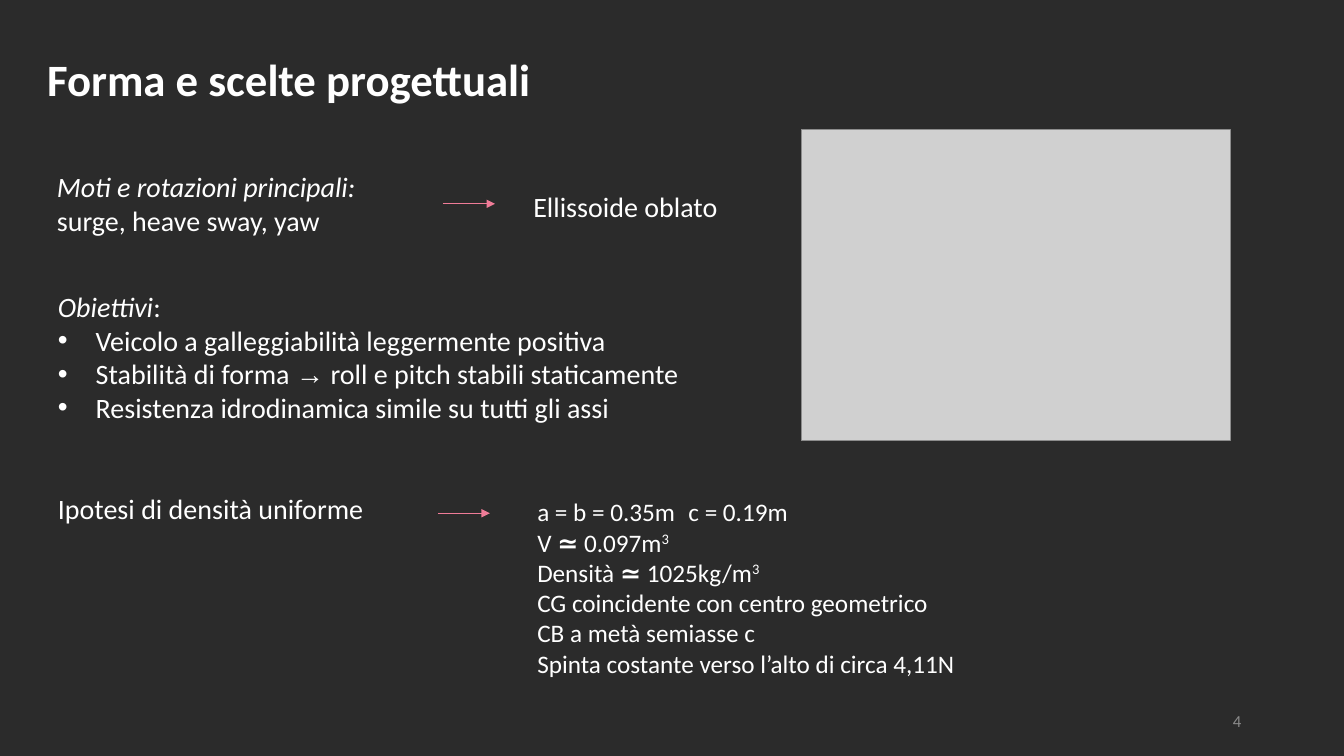
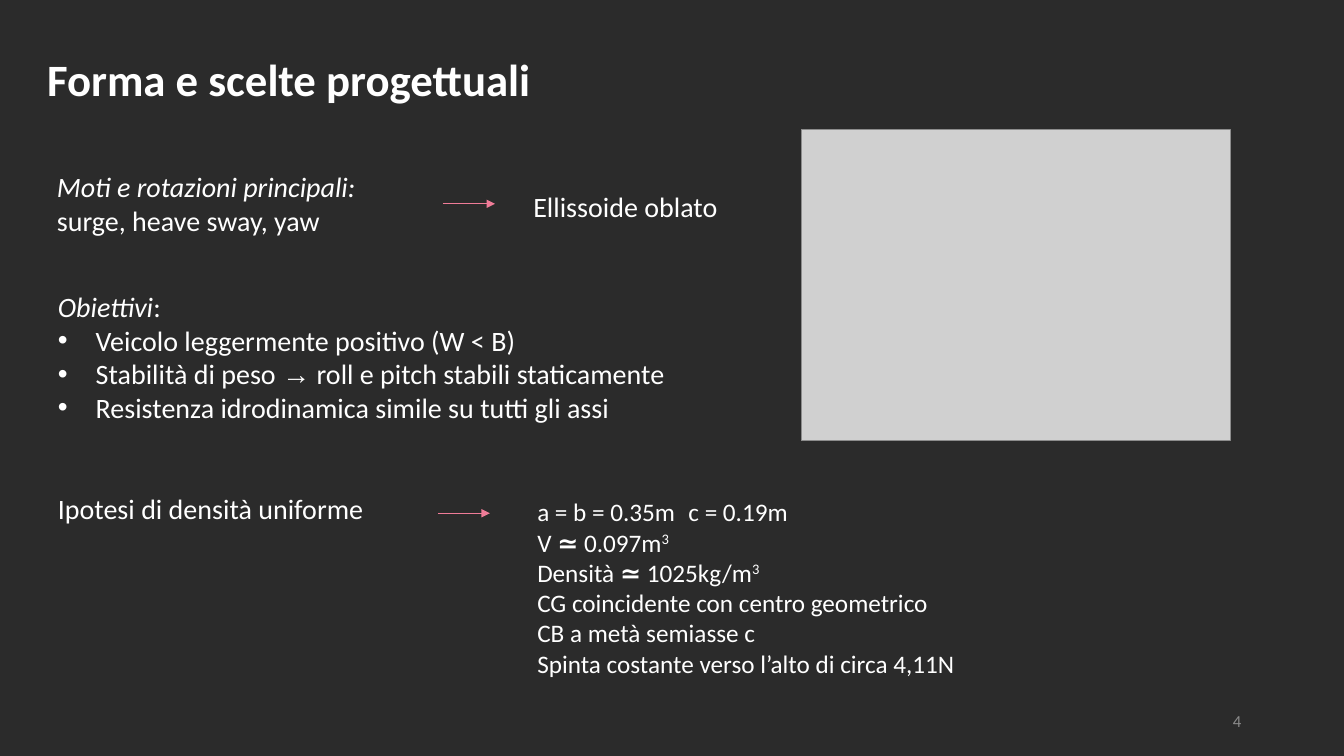
Before and after one commit to polifab/Subacquei_modello, a slide deck: slide 4 of presentazione.pptx. Drawn at 1344x756 pixels with LibreOffice and Linux fonts; fonts in the diff are those of the drawing; grey boxes stand for pictures; background and template pictures are left out; a plain dark background stands for a picture behind light text. Boxes give left, top, right and bottom in pixels: in the first picture for what was removed or moved away, otherwise in the second. Text is boxed around its words. In the diff, an @@ line names an element or a change of style, - is before the commit and + after.

```diff
--- a/presentazione.pptx
+++ b/presentazione.pptx
@@ text at box(96, 330, 664, 389): text changed @@
-• Veicolo a galleggiabilità leggermente positiva
-• Stabilità di forma → roll e pitch stabili staticamente
+• Veicolo leggermente positivo (W < B)
+• Stabilità di peso → roll e pitch stabili staticamente
```
Also in this commit, not shown: 1 other slide changed.
